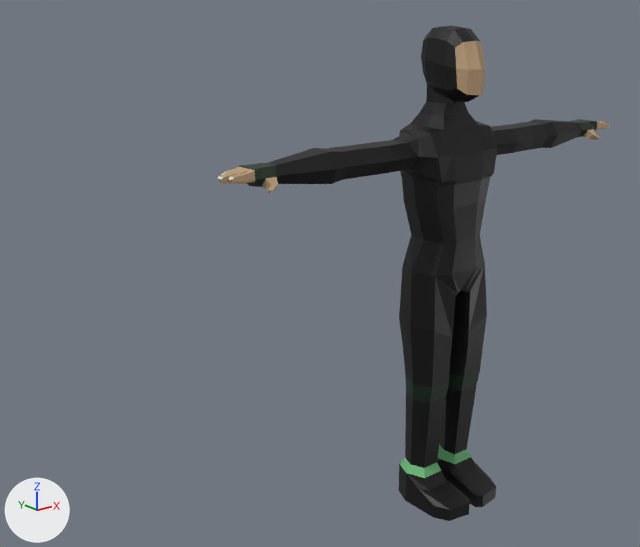
A saved change to the Blender file player/player Bot.blend.
Camera for both pictures: a 50 mm camera at (-2.383, -2.24, 1.928) aimed at (-0.487, 0.13, 0.98). Every picture has the same lights, and +X, +Y and +Z are marked at lower left.

In view in the first picture: 'Bot Model'.
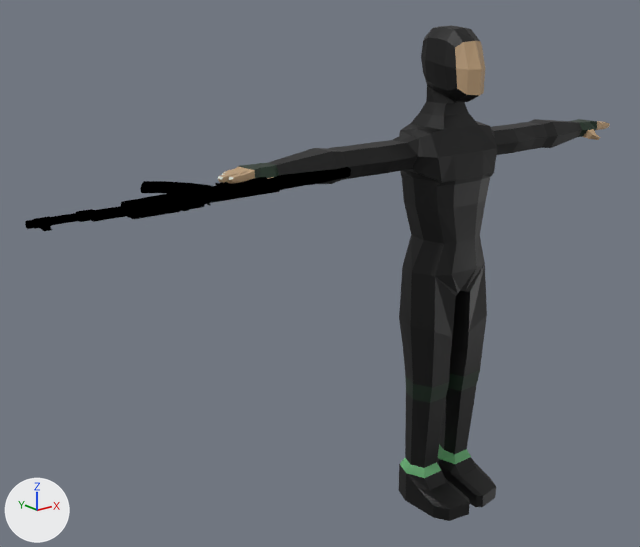
Scene script edits in JSON lines:
```json
{"op": "add", "block": "img_base_color_palette_diffuse", "code": ["img_base_color_palette_diffuse = load_image('Base Color Palette Diffuse', 'Base Color Palette Diffuse.png', 1024, 1024, 'sRGB')"]}
{"op": "add", "block": "mat_material", "code": ["mat_material = principled_material('Material')", "mat_material.texture = img_base_color_palette_diffuse", "mat_material.roughness = 0.4", "mat_material.specular_ior_level = 0.0"]}
{"op": "add", "block": "me_cube_017", "code": ["me_cube_017 = bpy.data.meshes.new('Cube.017')", "me_cube_017.from_pydata(...)  # 1293 vertices, 1245 faces; spans x -0.752..0.334, y -0.161..0.171, z -0.019..0.019", "me_cube_017.materials.append(mat_material)  # picture img_base_color_palette_diffuse"]}
{"op": "add", "block": "ob_ak47_model", "code": ["ob_ak47_model = bpy.data.objects.new('AK47 Model', me_cube_017)", "ob_ak47_model.location = (-0.855, 0.01, 1.381)", "ob_ak47_model.rotation_euler = (-3.142, 0.0, 0.0)  # degrees (-180, 0, 0)"]}
```

Changed parts and their boxes (x1, y1, x2, y2) in the pictures (640 x 547 px):
```json
{"object": "AK47 Model", "change": "added", "after": [25, 167, 351, 231], "on screen": "black"}
```
